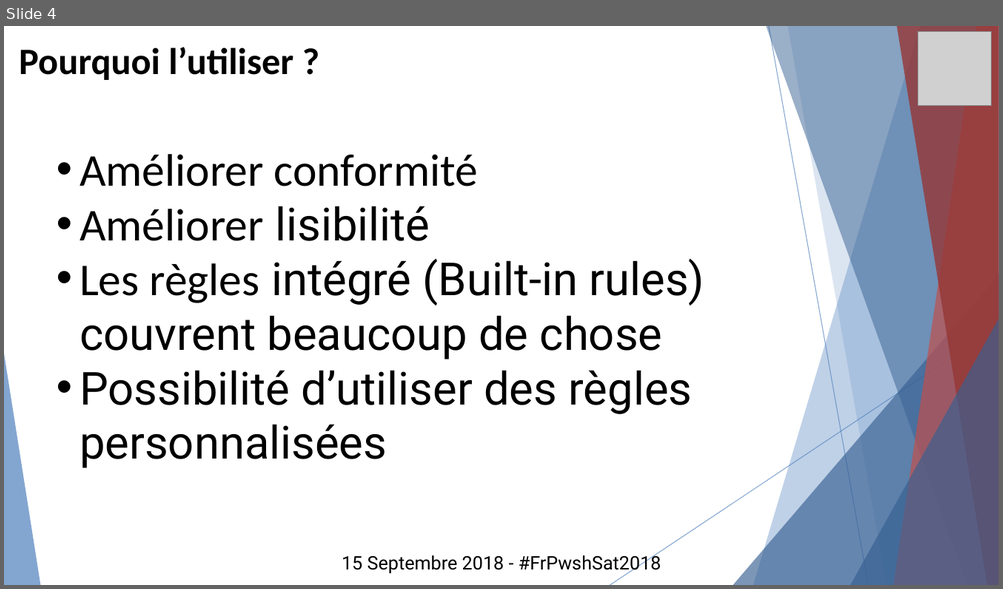
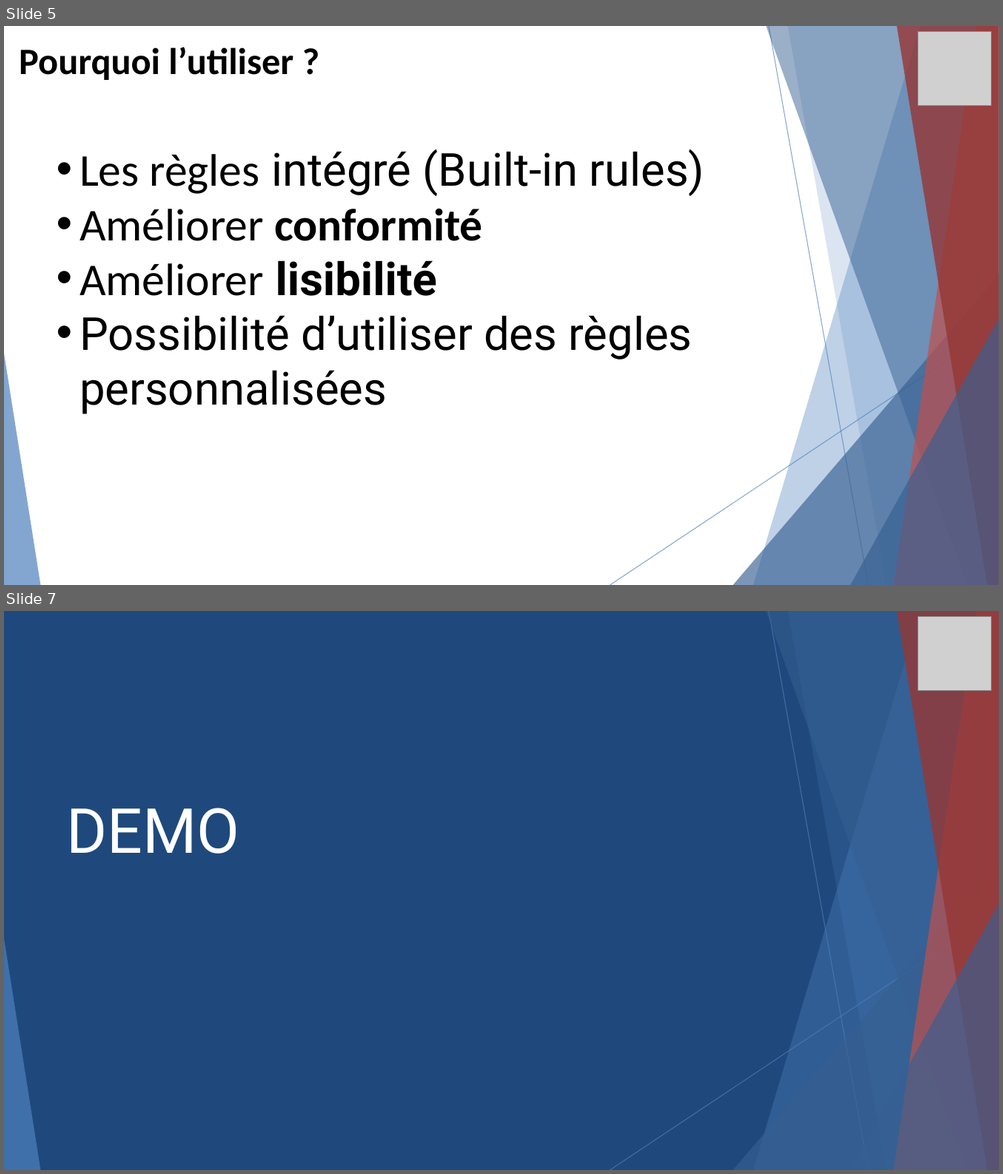
Before and after one commit to lazywinadmin/Presentations, a slide deck: 20190122-Creer_des_regles_custom_PSScriptAnalyzer/FrPSUG-Creer_vos_regles_customs_PSScriptAnalayzer.pptx. Shown one above the other, each under a label of ours: slide 4 before the commit, slides 5 and 7 after it; the slides between them are not shown. The pictures are 1003x589 and 1003x1174 pixels, drawn with LibreOffice and Linux fonts; fonts in the diff are those of the drawing; grey boxes stand for pictures. Boxes give left, top, right and bottom in pixels: in the first picture for what was removed or moved away, otherwise in the second. Text is boxed around its words. In the diff, an @@ line names an element or a change of style, - is before the commit and + after.

```diff
--- a/20190122-Creer_des_regles_custom_PSScriptAnalyzer/FrPSUG-Creer_vos_regles_customs_PSScriptAnalayzer.pptx
+++ b/20190122-Creer_des_regles_custom_PSScriptAnalyzer/FrPSUG-Creer_vos_regles_customs_PSScriptAnalayzer.pptx
@@ slide 7 added at bbox=[4, 611, 999, 1170], background #1F497D; not listed: 10 template elements that a slide beside it also shows @@
@@ rectangle added at bbox=[4, 611, 999, 1170], fill #1F497D @@
@@ picture added at bbox=[917, 617, 991, 691] @@
@@ text added at bbox=[67, 808, 240, 854], 60 pt, text #FFFFFF @@
+DEMO
@@ group added at bbox=[4, 611, 999, 1170]: 5 freeform shapes, 3 triangles, 2 lines @@
@@ what was slide 4 is now slide 5 @@
@@ slide 5 changed as well @@
@@ text at bbox=[79, 150, 705, 196]: paragraph added @@
+  • Les règles intégré (Built-in rules)
@@ text at bbox=[79, 208, 483, 296]: bold on in "conformité", "lisibilité" @@
@@ text at bbox=[79, 259, 705, 360]: paragraph removed @@
-  • Les règles intégré (Built-in rules) couvrent beaucoup de chose
@@ text removed at bbox=[341, 553, 661, 574] @@
-15 Septembre 2018 - #FrPwshSat2018
```
Also in this commit, not shown: 2 other slides changed, 5 other slides added, 3 slides removed.
